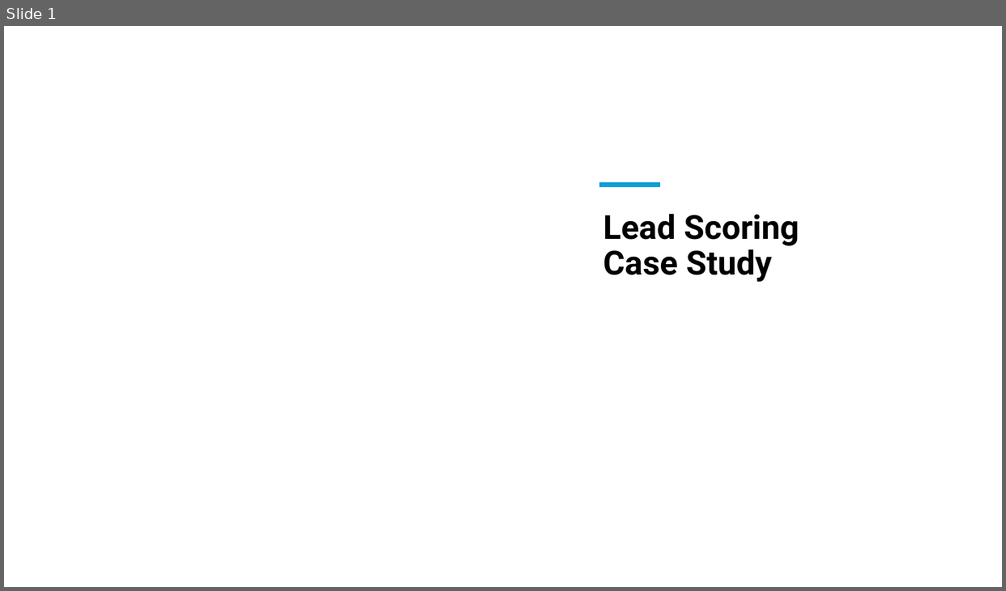
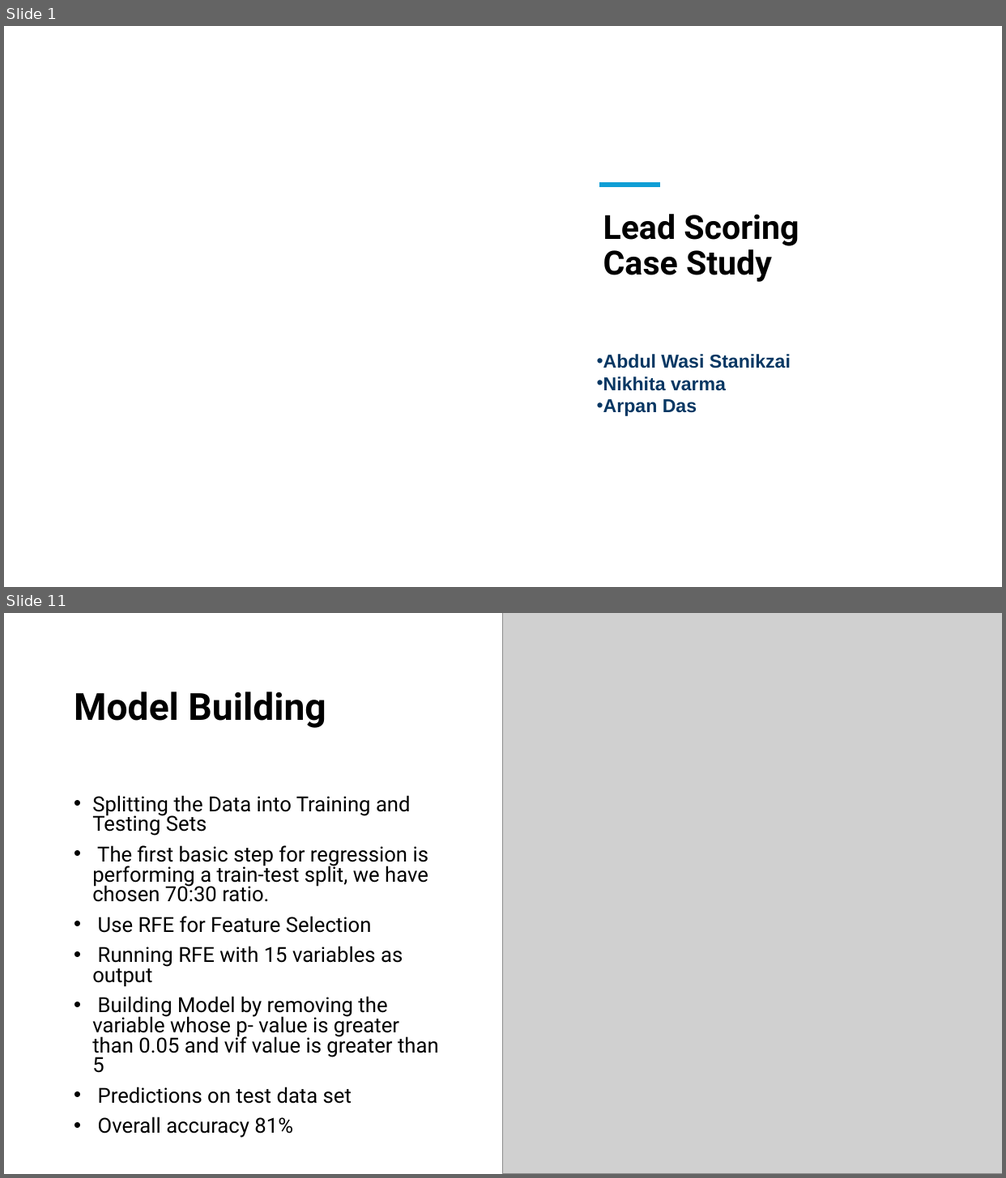
Before and after one commit to Wasistanikzai/Lead-Scoring-Case-Study, a slide deck: Presentation of Case Study.pptx. Shown one above the other, each under a label of ours: slide 1 before the commit, slides 1 and 11 after it; the slides between them are not shown. The pictures are 1006x591 and 1006x1178 pixels, drawn with LibreOffice and Linux fonts; fonts in the diff are those of the drawing; grey boxes stand for pictures; background and template pictures are left out. Boxes give left, top, right and bottom in pixels: in the first picture for what was removed or moved away, otherwise in the second. Text is boxed around its words. In the diff, an @@ line names an element or a change of style, - is before the commit and + after.

```diff
--- a/Presentation of Case Study.pptx
+++ b/Presentation of Case Study.pptx
@@ slide 11 added at <box>4,613,1002,1174</box>, background #FFFFFF @@
@@ rectangle added at <box>4,613,701,800</box>, fill #FFFFFF @@
@@ picture added at <box>503,613,1002,1174</box> @@
@@ title added at <box>74,692,326,728</box>, 36 pt, text #000000, bold @@
+Model Building
@@ text added at <box>92,795,439,1138</box>, 20 pt, text #000000 @@
+• Splitting the Data into Training and Testing Sets
+• The first basic step for regression is performing a train-test split, we have chosen 70:30 ratio.
+• Use RFE for Feature Selection
+• Running RFE with 15 variables as output
+• Building Model by removing the variable whose p- value is greater than 0.05 and vif value is greater than 5
+• Predictions on test data set
+• Overall accuracy 81%
@@ slide 1 changed as well @@
@@ text added at <box>603,354,791,416</box>, 18 pt, text #073763, bold @@
+• Abdul Wasi Stanikzai
+• Nikhita varma
+• Arpan Das
```
Also in this commit, not shown: 2 other slides changed, 9 other slides added, 5 slides removed, 7 other files.
